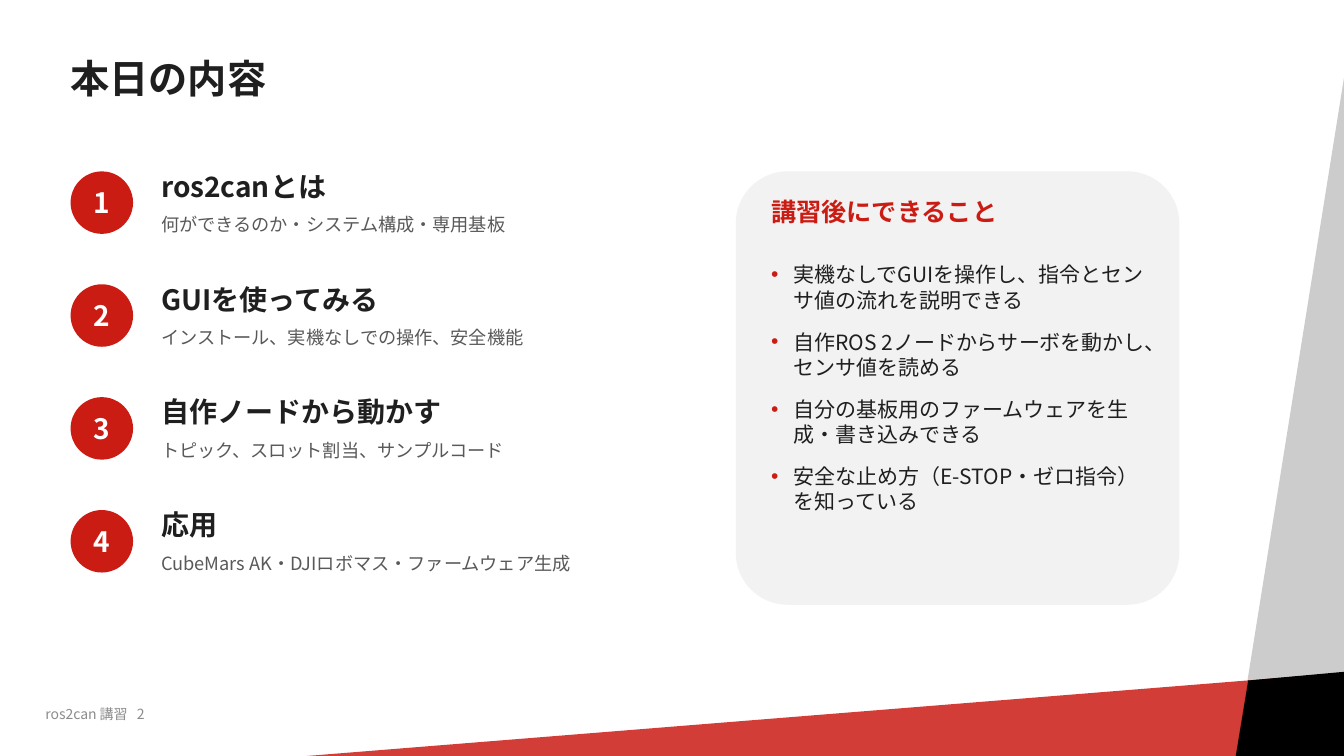
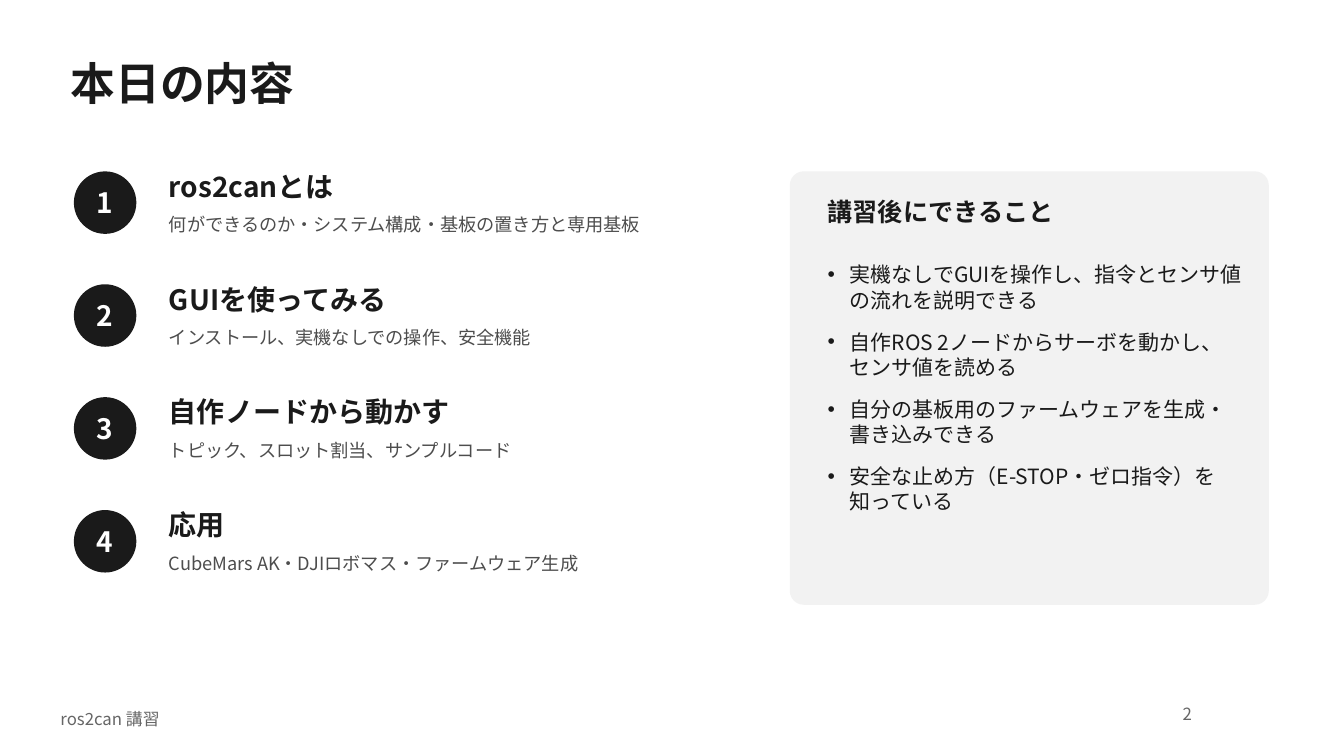
Before and after one commit to RRST-NHK-Project/ros2can, a slide deck: slide 2 of pptx/ros2can講習.pptx. Drawn at 1344x756 pixels with LibreOffice and Linux fonts; fonts in the diff are those of the drawing; background and template pictures are left out. Boxes give left, top, right and bottom in pixels: in the first picture for what was removed or moved away, otherwise in the second. Text is boxed around its words. In the diff, an @@ line names an element or a change of style, - is before the commit and + after.

```diff
--- a/pptx/ros2can講習.pptx
+++ b/pptx/ros2can講習.pptx
@@ rectangle removed at [1136,18,1344,756] @@
@@ title "本日の内容" at [71,61,295,104]: size 28 to 32 pt, text colour #1F1F1F to #1A1A1A; line spacing 0.9 to 1 @@
@@ text "ros2canとは": place and size @@
-text "ros2canとは" at [161,175,326,199]
+text "ros2canとは" at [169,175,334,199]
@@ rounded rectangle: place and size @@
-rounded rectangle at [736,171,1180,605]
+rounded rectangle at [790,171,1269,605]
@@ rounded rectangle at [790,171,1269,605]: proportions changed @@
@@ text "講習後にできること": place and size @@
-text "講習後にできること" at [771,199,997,224]
+text "講習後にできること" at [828,199,1054,224]
@@ text "講習後にできること" at [828,199,1054,224]: text colour #CB1C14 to #1A1A1A @@
@@ text at [169,215,640,233]: text changed; text colour #595959 to #4D4D4D @@
-何ができるのか・システム構成・専用基板
+何ができるのか・システム構成・基板の置き方と専用基板
@@ text "実機なしでGUIを操作し、指令とセンサ値の流れを説明できる": place and size @@
-text "実機なしでGUIを操作し、指令とセンサ値の流れを説明できる" at [793,264,1166,511]
+text "実機なしでGUIを操作し、指令とセンサ値の流れを説明できる" at [850,264,1242,511]
@@ text "実機なしでGUIを操作し、指令とセンサ値の流れを説明できる" at [850,264,1242,511]: text colour #1F1F1F to #1A1A1A; bullet colour #CB1C14 to #1A1A1A @@
@@ text "GUIを使ってみる": place and size @@
-text "GUIを使ってみる" at [161,286,378,313]
+text "GUIを使ってみる" at [169,286,386,313]
@@ text colour #595959 to #4D4D4D in 3 elements at [169,441,511,459], [169,554,578,572], [169,328,531,346] @@
@@ text "インストール、実機なしでの操作、安全機能": place and size @@
-text "インストール、実機なしでの操作、安全機能" at [161,328,523,346]
+text "インストール、実機なしでの操作、安全機能" at [169,328,531,346]
@@ text colour #1F1F1F to #1A1A1A in 4 elements at [169,175,334,199], [169,286,386,313], [169,511,225,538], [169,398,449,425] @@
@@ text "自作ノードから動かす": place and size @@
-text "自作ノードから動かす" at [161,398,441,425]
+text "自作ノードから動かす" at [169,398,449,425]
@@ text "トピック、スロット割当、サンプルコード": place and size @@
-text "トピック、スロット割当、サンプルコード" at [161,441,503,459]
+text "トピック、スロット割当、サンプルコード" at [169,441,511,459]
@@ text "応用": place and size @@
-text "応用" at [161,511,217,538]
+text "応用" at [169,511,225,538]
@@ fill #CB1C14 to #1A1A1A in 4 elements at [74,171,136,234], [74,284,136,347], [74,397,136,460], [74,510,136,573] @@
@@ text "CubeMars AK・DJIロボマス・ファームウェア生成": place and size @@
-text "CubeMars AK・DJIロボマス・ファームウェア生成" at [161,554,570,572]
+text "CubeMars AK・DJIロボマス・ファームウェア生成" at [169,554,578,572]
@@ rectangle removed at [57,666,1344,756] @@
@@ parallelogram removed at [1218,666,1344,756] @@
@@ text removed at [45,707,145,720] @@
-ros2can 講習 2
@@ text added at [60,711,160,727], 12 pt, text #666666 @@
+ros2can 講習
@@ page number added at [1183,707,1192,720], 12 pt, text #666666 @@
+2
```
Also in this commit, not shown: 22 other slides changed, 12 slides added, 5 other files.
